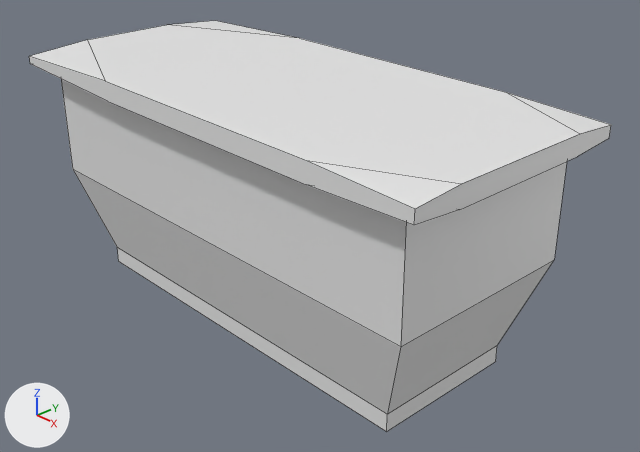
The Blender file Render/table_unit_garage.blend: old version first, new version second.
Rendered twice from a 50 mm lens placed at (7.51, -6.51, 4.53), pointed at (0.38, 0.2, -0.16). Every picture has the same lights, and +X, +Y and +Z are marked at lower left. Mesh edges are drawn as thin lines.
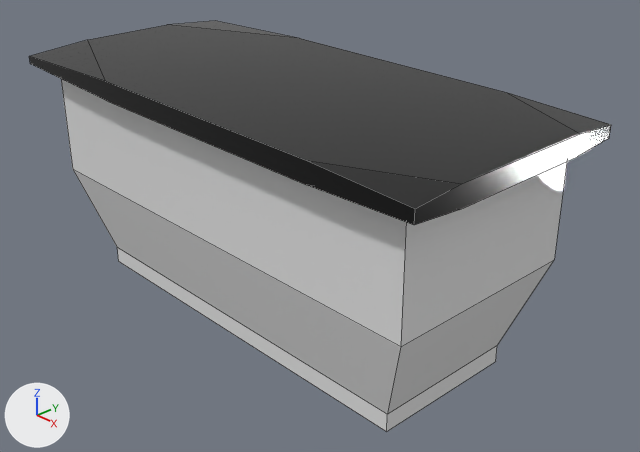
Commit message: Added table units

Diff of the bpy script that builds the scene:
```diff
--- a/Render/table_unit_garage.blend.py
+++ b/Render/table_unit_garage.blend.py
@@ mat_tabletop @@
+mat_tabletop = principled_material('TableTop')
+mat_tabletop.base_color = (0.0, 0.0, 0.0)  # black #000000
+mat_tabletop.roughness = 0.153
@@ mat_basematerial @@
+mat_basematerial = principled_material('BaseMaterial')
+mat_basematerial.base_color = (0.8, 0.8, 0.8)  # white #e7e7e7
+mat_basematerial.roughness = 0.0
@@ me_cube @@
 me_cube.from_pydata(...)  # 16 vertices, 14 faces; spans x -1.0..1.0, y -1.0..1.0, z -1.0..0.92
-me_cube.materials.append(mat_material)  # white #e7e7e7
+me_cube.materials.append(mat_basematerial)  # white #e7e7e7
@@ me_cube_002 @@
 me_cube_002.from_pydata(...)  # 24 vertices, 14 faces; spans x -1.0..1.0, y -1.0..1.0, z -1.0..1.0
+me_cube_002.materials.append(mat_tabletop)  # black #000000
```

What differs and where, as boxes (x1, y1, x2, y2) in the pictures (640 x 452 px):
'Cube', recoloured: (61, 79, 567, 262) in both
'Cube.001', recoloured: (29, 21, 611, 225) in both
